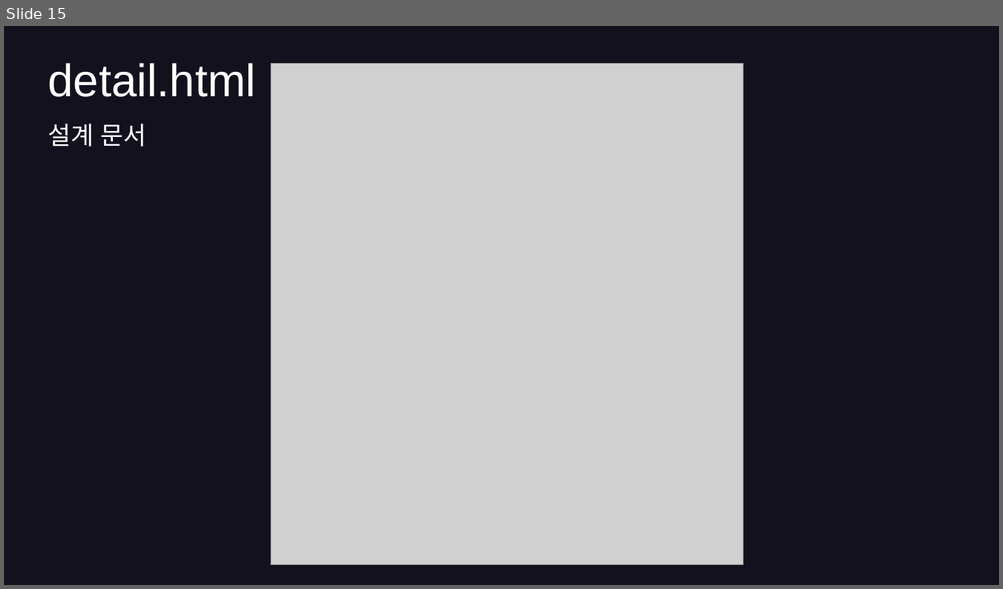
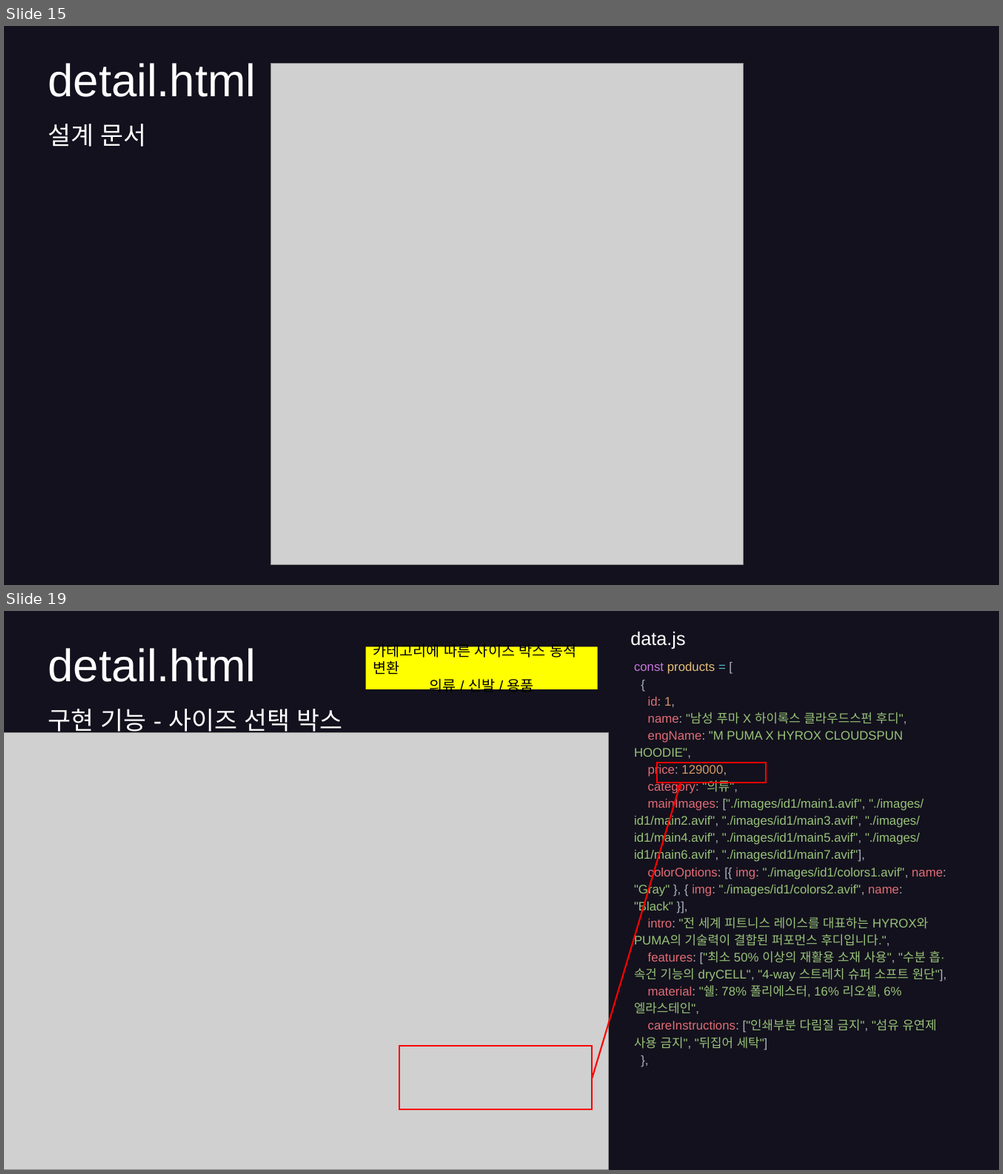
Before and after one commit to hyunkyumlee/FrontProject, a slide deck: 발표 자료/푸마_발표ppt.pptx. Shown one above the other, each under a label of ours: slide 15 before the commit, slides 15 and 19 after it; the slides between them are not shown. The pictures are 1003x589 and 1003x1174 pixels, drawn with LibreOffice and Linux fonts; fonts in the diff are those of the drawing; grey boxes stand for pictures. Boxes give left, top, right and bottom in pixels: in the first picture for what was removed or moved away, otherwise in the second. Text is boxed around its words. In the diff, an @@ line names an element or a change of style, - is before the commit and + after.

```diff
--- a/발표 자료/푸마_발표ppt.pptx
+++ b/발표 자료/푸마_발표ppt.pptx
@@ slide 19 added at box(4, 611, 999, 1170), background #13111D @@
@@ text added at box(630, 631, 685, 649), 18 pt, text #FFFFFF @@
+data.js
@@ title added at box(48, 648, 256, 682), 44 pt, text #FFFFFF @@
+detail.html
@@ rectangle added at box(366, 647, 598, 689), fill #FFFF00, 14 pt, text #000000 @@
+카테고리에 따른 사이즈 박스 동적 변환
+의류 / 신발 / 용품
@@ text added at box(634, 662, 946, 1051), 12 pt, text #98C379 @@
+const products = [
+{
+id: 1,
+name: "남성 푸마 X 하이록스 클라우드스펀 후디",
+engName: "M PUMA X HYROX CLOUDSPUN HOODIE",
+price: 129000,
+category: "의류",
+mainImages: ["./images/id1/main1.avif", "./images/id1/main2.avif", "./images/id1/main3.avif", "./images/id1/main4.avif", "./images/id1/main5.avif", "./images/id1/main6.avif", "./images/id1/main7.avif"],
+colorOptions: [{ img: "./images/id1/colors1.avif", name: "Gray" }, { img: "./images/id1/colors2.avif", name: "Black" }],
+intro: "전 세계 피트니스 레이스를 대표하는 HYROX와 PUMA의 기술력이 결합된 퍼포먼스 후디입니다.",
+features: ["최소 50% 이상의 재활용 소재 사용", "수분 흡·속건 기능의 dryCELL", "4-way 스트레치 슈퍼 소프트 원단"],
+material: "쉘: 78% 폴리에스터, 16% 리오셀, 6% 엘라스테인",
+careInstructions: ["인쇄부분 다림질 금지", "섬유 유연제 사용 금지", "뒤집어 세탁"]
+},
@@ text added at box(48, 709, 343, 737), 24 pt, text #FFFFFF @@
+구현 기능 - 사이즈 선택 박스
@@ picture added at box(4, 732, 609, 1170) @@
@@ rectangle added at box(657, 763, 765, 783), outline #FF0000 1.5 pt @@
@@ arrow added from (592, 1078) to (680, 783), #FF0000 1.5 pt @@
@@ rectangle added at box(399, 1046, 592, 1111), outline #FF0000 1.5 pt @@
```
Also in this commit, not shown: 5 slides changed, 13 other slides added, 2 other files.
